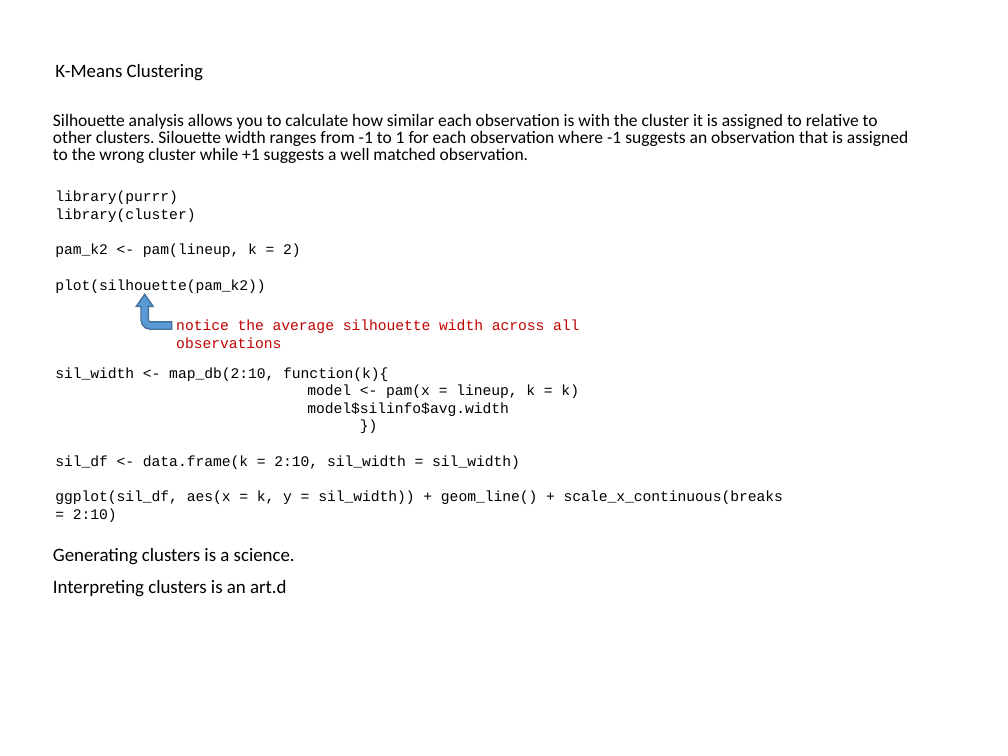
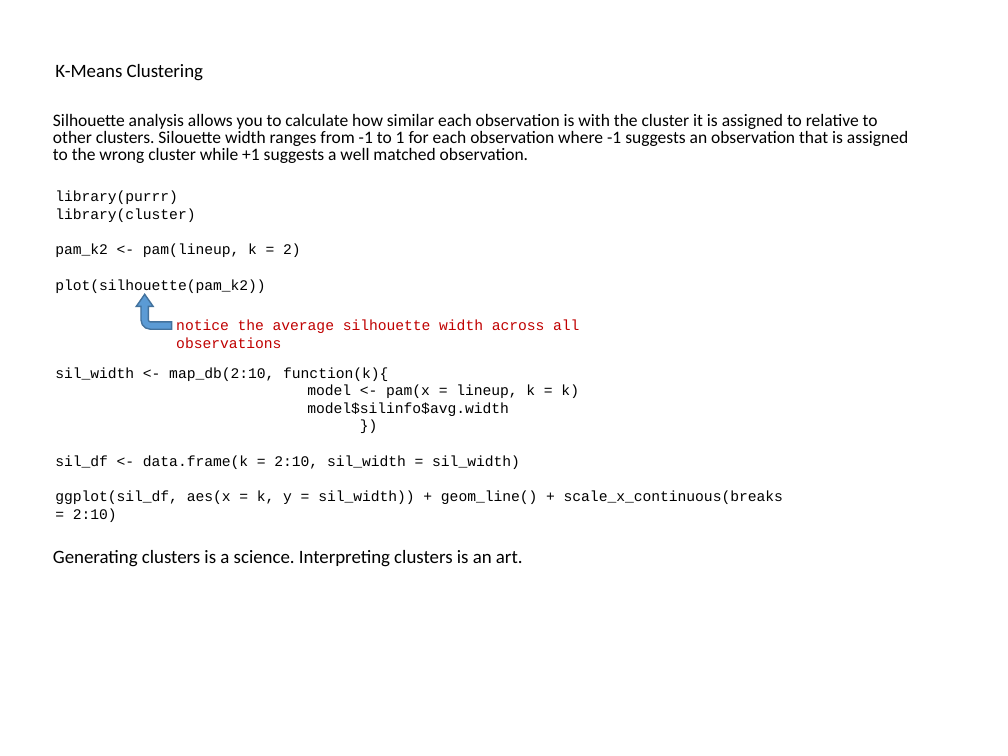
Before and after one commit to parcap/business-education, a slide deck: slide 8 of Track - Machine Learning/Cluster-Analysis-In-R/Cluster Analysis in R.pptx. Drawn at 1008x756 pixels with LibreOffice and Linux fonts; fonts in the diff are those of the drawing. Boxes give left, top, right and bottom in pixels: in the first picture for what was removed or moved away, otherwise in the second. Text is boxed around its words. In the diff, an @@ line names an element or a change of style, - is before the commit and + after.

Commit message:
updates

```diff
--- a/Track - Machine Learning/Cluster-Analysis-In-R/Cluster Analysis in R.pptx
+++ b/Track - Machine Learning/Cluster-Analysis-In-R/Cluster Analysis in R.pptx
@@ text at (53, 550, 523, 567): text changed @@
-Generating clusters is a science.
-Interpreting clusters is an art.d
+Generating clusters is a science. Interpreting clusters is an art.
```
Also in this commit, not shown: 6 other slides changed, 1 slide added.
